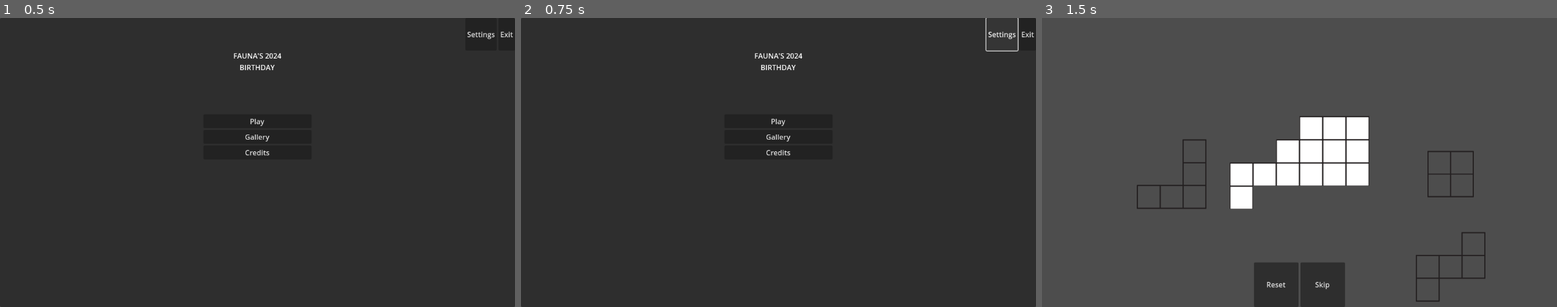
Above: before the commit, frames 1-3 (left to right).
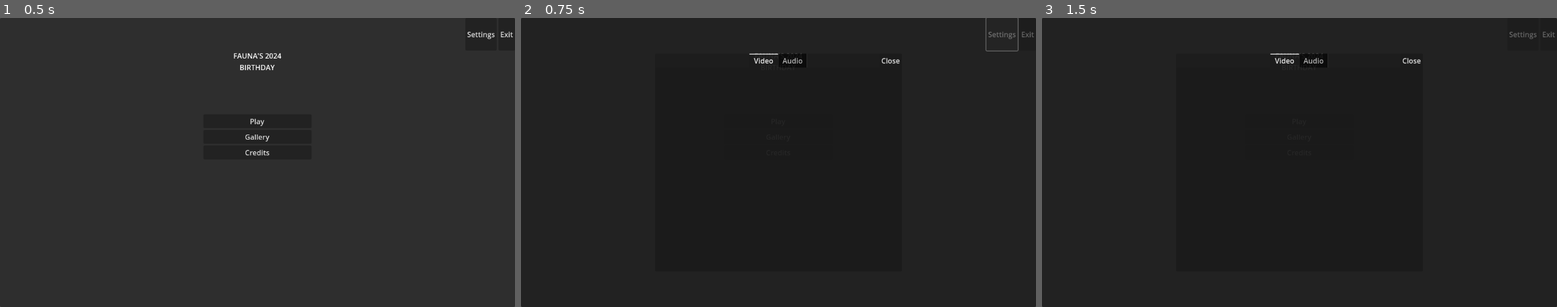
Above: after the commit, the same moments.

Repository: Saplings-Projects/Birthday-2024
Game: Godot game, scene res://MainScenes/main_menu.tscn
The game is run twice, just before and just after one commit, with the same random seed, the same clock (stepped at 60 frames per second) and the same inputs.
Inputs:
- Up to frame 1 (0.5 s): no input
- Up to frame 2 (0.75 s): click "Settings" at 0.5 s
- Up to frame 3 (1.5 s): click "Play" at 1.25 s

Frame 1 is identical in both runs. In frame 2, 0.8% of the frame differs, in the area x 44-100%, y 0-48%; in frame 3, 96%, in the area x 0-100%, y 0-100%.

Commit message:
Added settings window to main menu

Diff:
--- a/Birthday-2024-Project/ScenePrefabs/MainMenuUiManager.tscn
+++ b/Birthday-2024-Project/ScenePrefabs/MainMenuUiManager.tscn
@@ -1,11 +1,13 @@
-[gd_scene load_steps=4 format=3 uid="uid://gfva2owqvlhw"]
+[gd_scene load_steps=5 format=3 uid="uid://gfva2owqvlhw"]
 
 [ext_resource type="Script" path="res://Scripts/UI/MainMenu/MainMenuUiManager.gd" id="1_lofx7"]
 [ext_resource type="Script" path="res://Scripts/UI/MainMenu/MainMenuStartScreen.gd" id="2_n7aum"]
+[ext_resource type="PackedScene" uid="uid://btcp1sgcebsyi" path="res://SettingsWindow.tscn" id="3_ukswp"]
 [ext_resource type="Script" path="res://Scripts/UI/MainMenu/States/MainMenuUiStartState.gd" id="3_vnjds"]
 
-[node name="MainMenuUiManager" type="CanvasLayer" node_paths=PackedStringArray("start_screen", "start_state")]
+[node name="MainMenuUiManager" type="CanvasLayer" node_paths=PackedStringArray("settings_window", "start_screen", "start_state")]
 script = ExtResource("1_lofx7")
+settings_window = NodePath("SettingsWindow")
 start_screen = NodePath("StartScreen")
 start_state = NodePath("States/MainMenuUiStartState")
 
@@ -87,6 +89,9 @@
 layout_mode = 2
 text = "Exit"
 
+[node name="SettingsWindow" parent="." instance=ExtResource("3_ukswp")]
+visible = false
+
 [node name="States" type="Control" parent="."]
 layout_mode = 3
 anchors_preset = 0
@@ -98,3 +103,5 @@
 offset_right = 40.0
 offset_bottom = 40.0
 script = ExtResource("3_vnjds")
+
+[connection signal="close_settings_window" from="SettingsWindow" to="." method="hide_settings_window"]
--- a/Birthday-2024-Project/Scripts/UI/MainMenu/MainMenuUiManager.gd
+++ b/Birthday-2024-Project/Scripts/UI/MainMenu/MainMenuUiManager.gd
@@ -5,12 +5,17 @@
 @export var conntroller: MainMenuController
 
 @export_group("Screens")
+@export var settings_window: SettingsWindow
 @export var start_screen: MainMenuStartScreen
 
 @export_group("States")
 @export var start_state: MainMenuUiStartState
 
 var _current_state: MainMenuUiState
+
+
+func hide_settings_window():
+	settings_window.hide()
 
 
 func on_main_menu_initialized():
@@ -24,12 +29,17 @@
 		printerr("Unhandled main menu state in main menu UI Manager")
 
 
+func show_settings_window():
+	settings_window.show()
+
+
 func show_start_screen():
 	_disable_all_screans()
 	start_screen.show()
 
 
 func _disable_all_screans():
+	settings_window.hide()
 	start_screen.hide()
 
 
--- a/Birthday-2024-Project/Scripts/UI/MainMenu/States/MainMenuUiStartState.gd
+++ b/Birthday-2024-Project/Scripts/UI/MainMenu/States/MainMenuUiStartState.gd
@@ -22,8 +22,7 @@
 
 
 func _on_settings_clicked():
-	# TODO: Pull up a settings screen.
-	print("_on_settings_clicked is not implemented in MainMenuUiStartState")
+	_ui_manager.show_settings_window()
 
 
 #region MainMenuUiState
